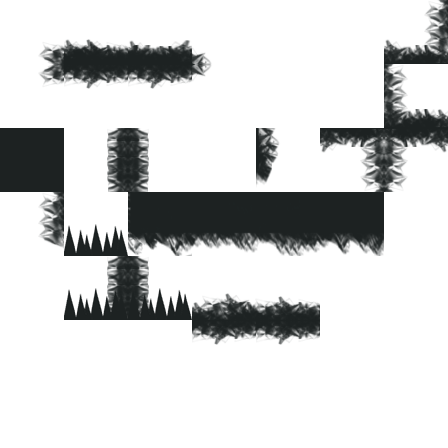
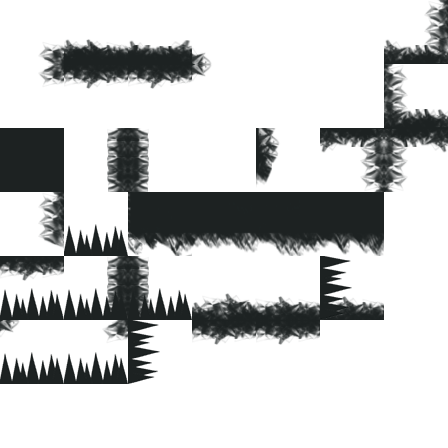
Layer changes from the first (448, 448) image to the second:
renamed "Capa 8 copia" to "Capa 2 copia 2", painted on it over (0, 256, 384, 384)
